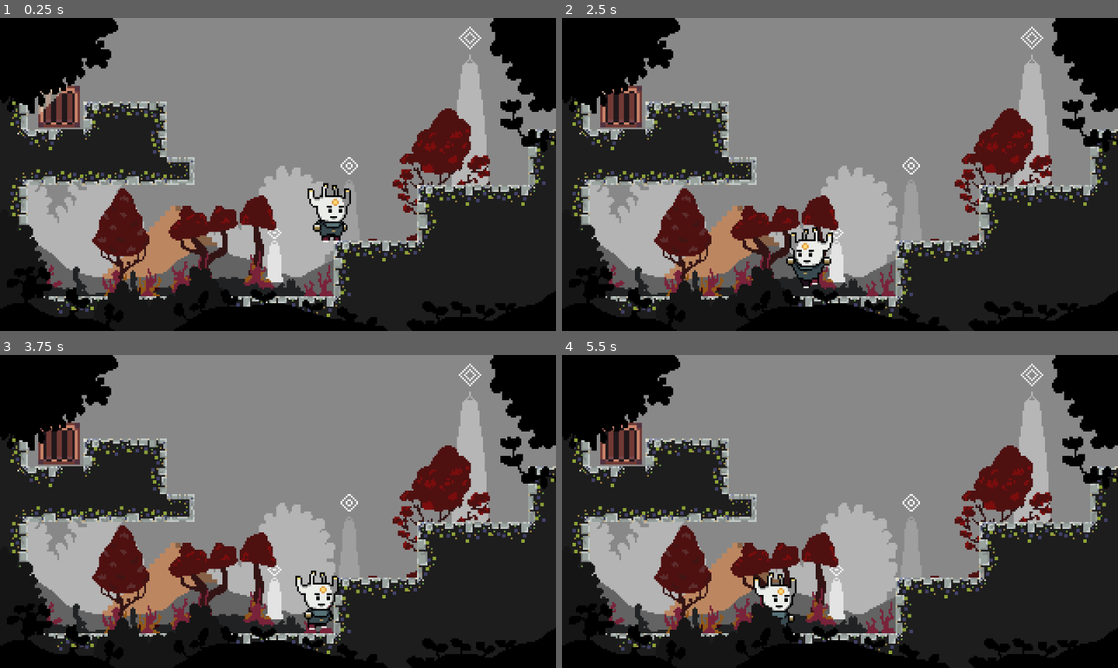
Above: before the commit, frames 1-4 (two rows, left to right).
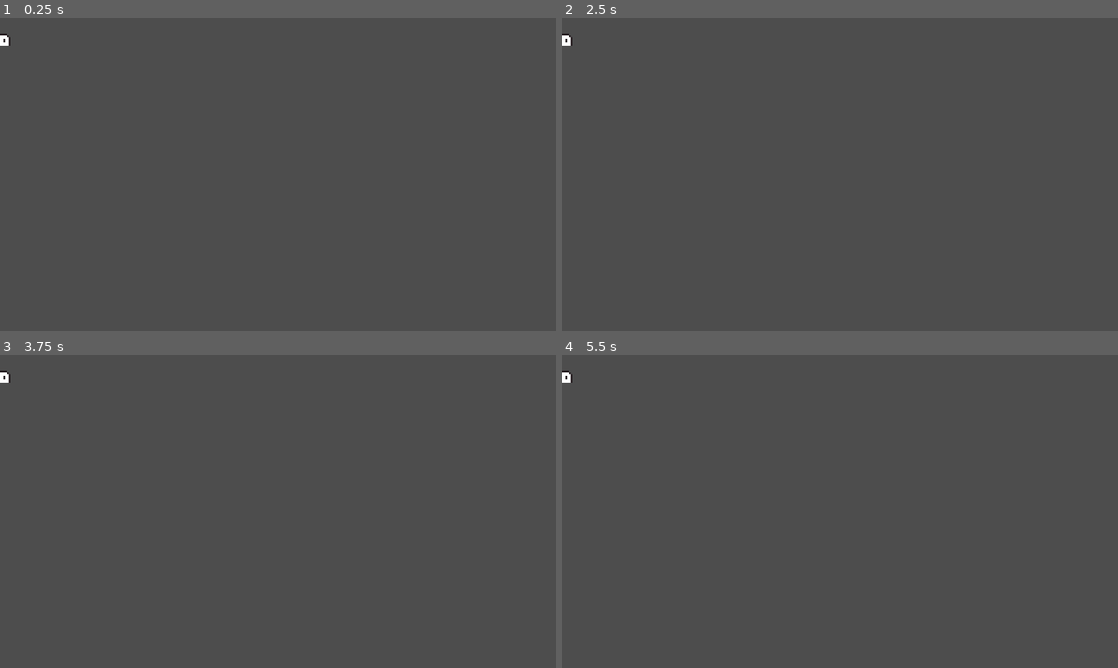
Above: after the commit, the same moments.

Repository: PWilliams0530/Udemy2DMetroidvania
Game: Godot game, scene res://Scenes/main_scene.tscn
Two runs of this game, one before a commit and one after it. Both use one fixed random seed, a clock stepped at 60 frames per second and the inputs below.
Inputs:
- Up to frame 1 (0.25 s): no input
- Up to frame 2 (2.5 s): hold Right (ui_right) 0.53-2.03 s; hold Left (ui_left) from 2.03 s (still down)
- Up to frame 3 (3.75 s): release Left (ui_left) at 2.78 s; hold Right (ui_right) from 2.78 s (still down)
- Up to frame 4 (5.5 s): release Right (ui_right) at 4.28 s; hold Left (ui_left) 4.28-5.03 s; hold Right (ui_right) from 5.03 s (still down)

The runs differ from the first frame. In frame 1, 98% of the frame differs, in the area x 0-100%, y 0-100%; in frame 2, 98%; in frame 3, 98%; in frame 4, 98%.

Commit message:
AddedEnemyWithAnimation

Diff:
--- a/Scenes/main_scene.tscn
+++ b/Scenes/main_scene.tscn
@@ -12,6 +12,7 @@
 [ext_resource type="Texture2D" uid="uid://bm5nncat6hclp" path="res://Sprites/World 1/Trees.png" id="10_02bly"]
 [ext_resource type="Texture2D" uid="uid://dcbtrufrywtlv" path="res://Sprites/World 1/grass-ground.png" id="11_oh4v4"]
 [ext_resource type="Texture2D" uid="uid://dkqh8gg70r00x" path="res://Sprites/World 1/Foreground.png" id="12_vt2u2"]
+[ext_resource type="Texture2D" uid="uid://cavlf2p64ow2x" path="res://Sprites/Enemies/Enemy2.png" id="13_s5jyw"]
 
 [sub_resource type="TileSetAtlasSource" id="TileSetAtlasSource_yrbf4"]
 texture = ExtResource("2_4cb3p")
@@ -315,6 +316,124 @@
 terrain_set_0/terrain_0/color = Color(0.67451, 0.180392, 0.823529, 1)
 sources/0 = SubResource("TileSetAtlasSource_yrbf4")
 
+[sub_resource type="RectangleShape2D" id="RectangleShape2D_tj0so"]
+size = Vector2(12.2837, 6.65421)
+
+[sub_resource type="Animation" id="Animation_q347n"]
+resource_name = "Idle"
+length = 0.8
+loop_mode = 1
+tracks/0/type = "value"
+tracks/0/imported = false
+tracks/0/enabled = true
+tracks/0/path = NodePath("Sprite2D:frame")
+tracks/0/interp = 1
+tracks/0/loop_wrap = true
+tracks/0/keys = {
+"times": PackedFloat32Array(0, 0.4),
+"transitions": PackedFloat32Array(1, 1),
+"update": 1,
+"values": [0, 1]
+}
+tracks/1/type = "value"
+tracks/1/imported = false
+tracks/1/enabled = true
+tracks/1/path = NodePath("CollisionShape2D:disabled")
+tracks/1/interp = 1
+tracks/1/loop_wrap = true
+tracks/1/keys = {
+"times": PackedFloat32Array(0, 0.8),
+"transitions": PackedFloat32Array(1, 1),
+"update": 1,
+"values": [false, false]
+}
+tracks/2/type = "value"
+tracks/2/imported = false
+tracks/2/enabled = true
+tracks/2/path = NodePath("CollisionShape2D:shape:size")
+tracks/2/interp = 1
+tracks/2/loop_wrap = true
+tracks/2/keys = {
+"times": PackedFloat32Array(0.1, 0.396971, 0.4),
+"transitions": PackedFloat32Array(1, 1, 1),
+"update": 0,
+"values": [Vector2(12.2837, 6.28563), Vector2(12.2837, 4.65421), Vector2(12.2837, 4.65421)]
+}
+
+[sub_resource type="Animation" id="Animation_ih24a"]
+resource_name = "Dead"
+length = 0.8
+tracks/0/type = "value"
+tracks/0/imported = false
+tracks/0/enabled = true
+tracks/0/path = NodePath("Sprite2D:frame")
+tracks/0/interp = 1
+tracks/0/loop_wrap = true
+tracks/0/keys = {
+"times": PackedFloat32Array(0, 0.1, 0.2, 0.3, 0.4, 0.5, 0.6, 0.7),
+"transitions": PackedFloat32Array(1, 1, 1, 1, 1, 1, 1, 1),
+"update": 1,
+"values": [6, 7, 8, 9, 10, 11, 12, 13]
+}
+tracks/1/type = "value"
+tracks/1/imported = false
+tracks/1/enabled = true
+tracks/1/path = NodePath("CollisionShape2D:disabled")
+tracks/1/interp = 1
+tracks/1/loop_wrap = true
+tracks/1/keys = {
+"times": PackedFloat32Array(0, 0.8),
+"transitions": PackedFloat32Array(1, 1),
+"update": 1,
+"values": [true, true]
+}
+
+[sub_resource type="Animation" id="Animation_5slnr"]
+length = 0.001
+tracks/0/type = "value"
+tracks/0/imported = false
+tracks/0/enabled = true
+tracks/0/path = NodePath("Sprite2D:frame")
+tracks/0/interp = 1
+tracks/0/loop_wrap = true
+tracks/0/keys = {
+"times": PackedFloat32Array(0),
+"transitions": PackedFloat32Array(1),
+"update": 1,
+"values": [0]
+}
+tracks/1/type = "value"
+tracks/1/imported = false
+tracks/1/enabled = true
+tracks/1/path = NodePath("CollisionShape2D:disabled")
+tracks/1/interp = 1
+tracks/1/loop_wrap = true
+tracks/1/keys = {
+"times": PackedFloat32Array(0),
+"transitions": PackedFloat32Array(1),
+"update": 1,
+"values": [false]
+}
+tracks/2/type = "value"
+tracks/2/imported = false
+tracks/2/enabled = true
+tracks/2/path = NodePath("CollisionShape2D:shape:size")
+tracks/2/interp = 1
+tracks/2/loop_wrap = true
+tracks/2/keys = {
+"times": PackedFloat32Array(0),
+"transitions": PackedFloat32Array(1),
+"update": 0,
+"values": [Vector2(12.2837, 6.65421)]
+}
+
+[sub_resource type="AnimationLibrary" id="AnimationLibrary_jsftv"]
+_data = {
+"Dead": SubResource("Animation_ih24a"),
+"Idle": SubResource("Animation_q347n"),
+"RESET": SubResource("Animation_5slnr")
+}
+
 [node name="MainScene" type="Node2D"]
 
 [node name="Camera2D" type="Camera2D" parent="."]
@@ -322,20 +441,24 @@
 zoom = Vector2(3, 3)
 
 [node name="Player" parent="." instance=ExtResource("1_j7evd")]
+visible = false
 z_index = 3
 position = Vector2(191, 97)
 
 [node name="Ground" type="TileMap" parent="."]
+visible = false
 z_index = 1
 tile_set = SubResource("TileSet_ub46l")
 format = 2
 layer_0/tile_data = PackedInt32Array(655376, 131072, 1, 655375, 65536, 1, 655374, 65536, 1, 655373, 131072, 1, 655372,  …(4190 unchanged characters)…
 
 [node name="Crate" parent="." instance=ExtResource("3_ccljn")]
+visible = false
 z_index = 1
 position = Vector2(34, 51)
 
 [node name="background" type="Node2D" parent="."]
+visible = false
 
 [node name="bg1" type="Sprite2D" parent="background"]
 z_index = -10
@@ -384,3 +507,22 @@
 z_index = 3
 texture = ExtResource("12_vt2u2")
 centered = false
+
+[node name="Enemy" type="CharacterBody2D" parent="."]
+
+[node name="CollisionShape2D" type="CollisionShape2D" parent="Enemy"]
+position = Vector2(-0.5, 12.8572)
+shape = SubResource("RectangleShape2D_tj0so")
+
+[node name="Sprite2D" type="Sprite2D" parent="Enemy"]
+texture = ExtResource("13_s5jyw")
+hframes = 7
+vframes = 2
+
+[node name="AnimationPlayer" type="AnimationPlayer" parent="Enemy"]
+libraries = {
+"": SubResource("AnimationLibrary_jsftv")
+}
+
+[node name="RayCast2D" type="RayCast2D" parent="Enemy"]
+visible = false
Not shown: 1 places in Scenes/main_scene.tscn that only renumber resources
